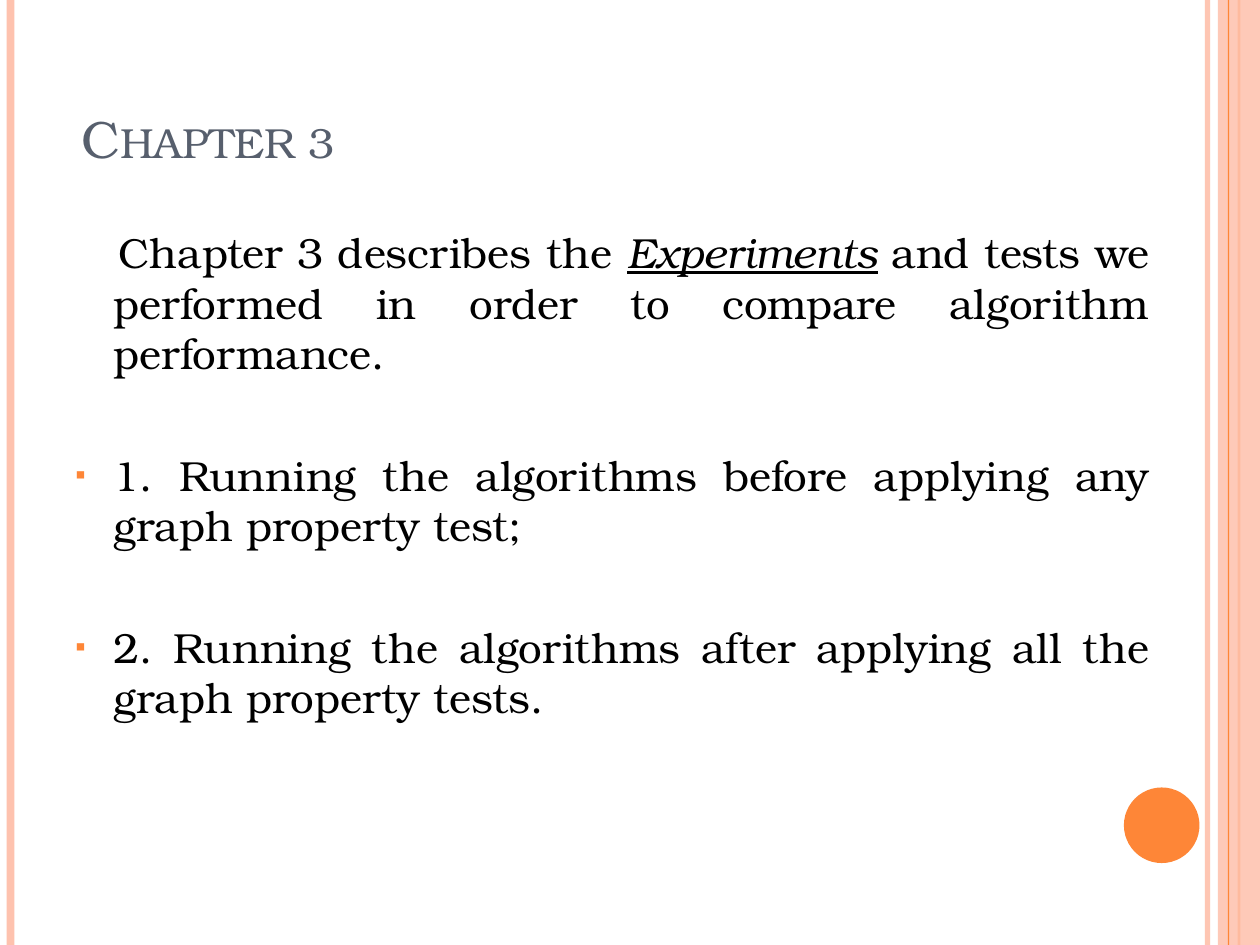
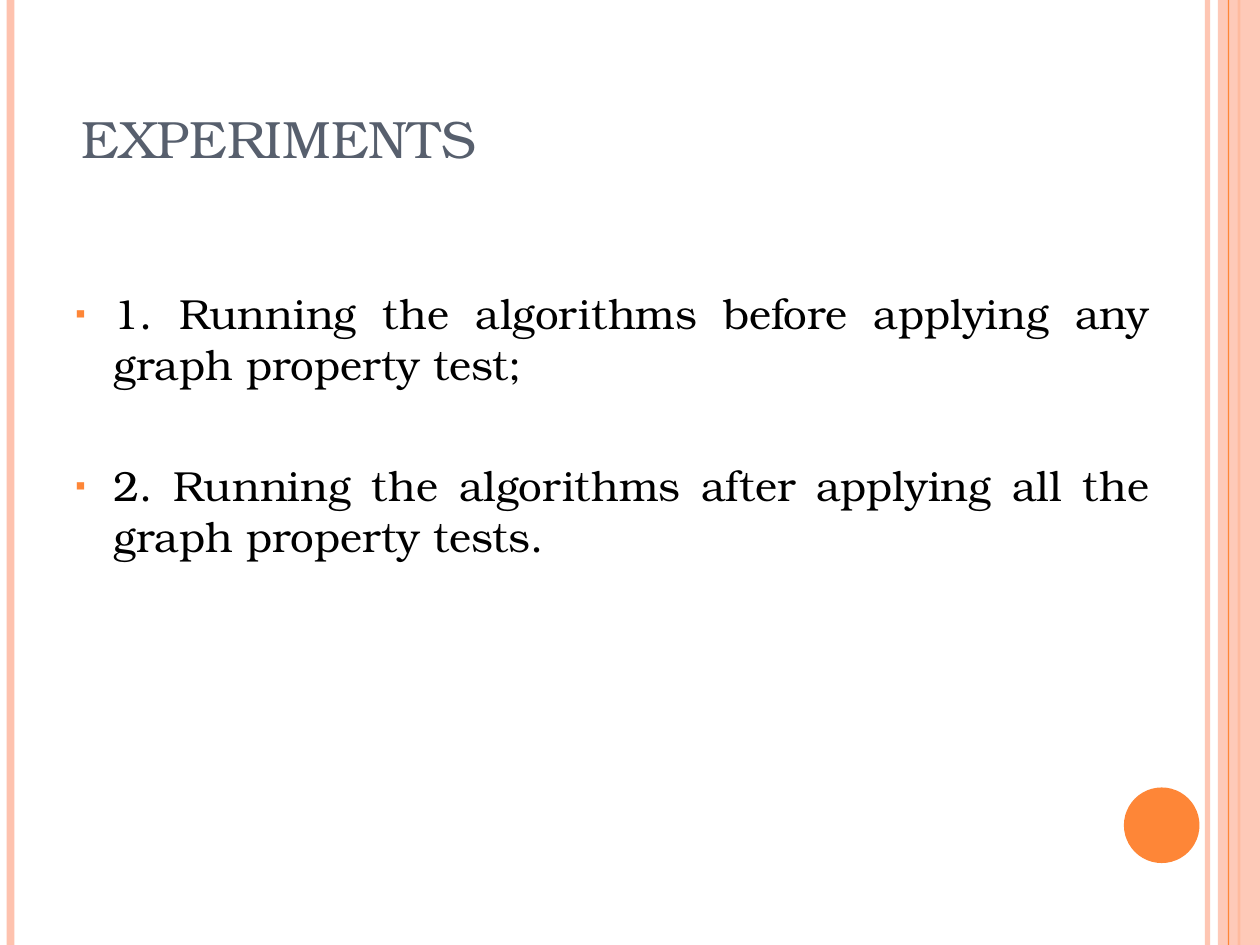
Before and after one commit to manhddftu/Project1.1-Phase3, a slide deck: slide 8 of pres3.pptx (slide 7 before the commit). Drawn at 1260x945 pixels with LibreOffice and Linux fonts; fonts in the diff are those of the drawing. Boxes give left, top, right and bottom in pixels: in the first picture for what was removed or moved away, otherwise in the second. Text is boxed around its words. In the diff, an @@ line names an element or a change of style, - is before the commit and + after.

```diff
--- a/pres3.pptx
+++ b/pres3.pptx
@@ title at [81,121,476,159]: text changed @@
-Chapter 3
+EXPERIMENTS
@@ text at [113,238,1149,379]: paragraph removed @@
-Chapter 3 describes the Experiments and tests we performed in order to compare algorithm performance.
```
Also in this commit, not shown: 4 other slides changed, 4 slides added, 4 slides removed.
